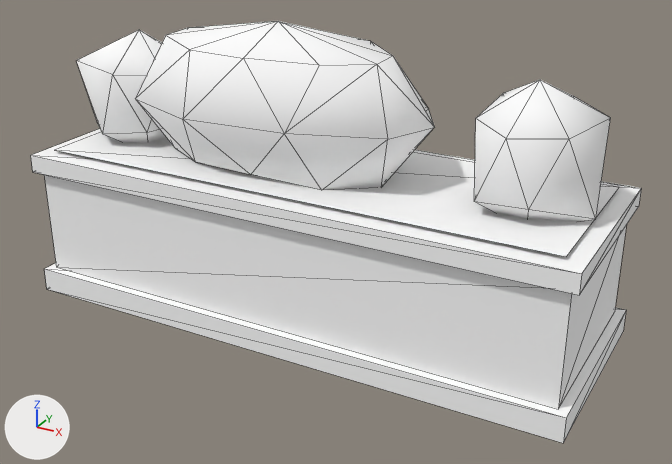
Before and after pictures for a commit that changed the glTF model games/yorimichi/assets/belmonte/meshes/SM_BM_BP_StonePlanter_B.glb.
One viewpoint serves both versions: a 50 mm lens placed at (1.39, -2.43, 1.51), pointed at (0.07, -0.04, 0.32). Lighting does not change. The marker at lower left points along +X, +Y and +Z. The older version comes first. Mesh edges are drawn as thin lines. Vertices at exactly the same position are counted once.

In view in the first picture: 'SM_BM_BP_StonePlanter_B'.
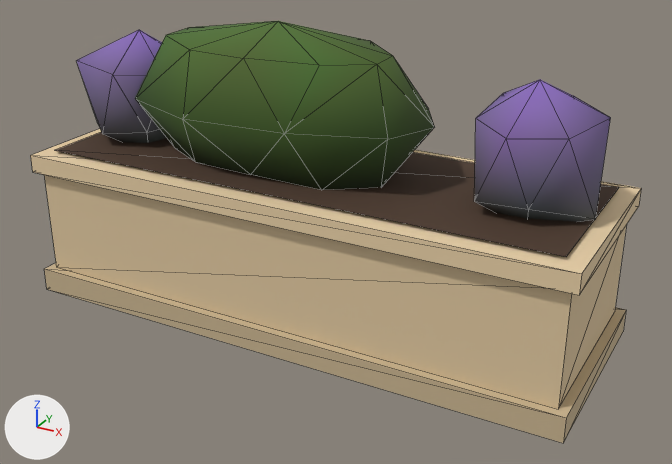
Patch to the scene script:
```diff
--- a/games/yorimichi/assets/belmonte/meshes/SM_BM_BP_StonePlanter_B.glb.py
+++ b/games/yorimichi/assets/belmonte/meshes/SM_BM_BP_StonePlanter_B.glb.py
@@ me_sm_bp_stoneplanter_b @@
 me_sm_bp_stoneplanter_b.from_pydata(...)  # 88 vertices, 140 faces; spans x -0.93..0.93, y -0.34..0.34, z 0.0..0.96
 # used by ob_sm_bm_bp_stoneplanter_b; location = (0.0, 0.0, 0.0)
+# me_sm_bp_stoneplanter_b part 1: 52 faces centred in x -0.85..0.84, y -0.25..0.26, z 0.51..0.91 are repainted in the vertex colours; the middle colour goes from white #ffffff to dark green #475e29
+# me_sm_bp_stoneplanter_b part 2: 30 faces centred in x -0.93..0.93, y -0.34..0.34, z 0.03..0.5 are repainted in the vertex colours; the middle colour goes from white #ffffff to beige #e0c8a0
+# me_sm_bp_stoneplanter_b part 3: 21 faces centred in x -0.86..0.85, y -0.17..0.19, z 0.69..0.82 are repainted in the vertex colours; the middle colour goes from white #ffffff to purple #8068a0
+# me_sm_bp_stoneplanter_b part 4: 37 faces centred in x -0.8..0.78, y -0.16..0.18, z 0.49..0.7 are repainted in the vertex colours; the middle colour goes from white #ffffff to dark green #4d5b42
 me_sm_bp_stoneplanter_b.materials.append(mat_bm_000_m_ashlar_044)
```

What differs and where, as boxes [x1, y1, x2, y2] in the pictures (672 x 464 px):
part 1 of me_sm_bp_stoneplanter_b, recoloured (darker)
    both: [55, 21, 619, 257]
part 2 of me_sm_bp_stoneplanter_b, recoloured (white to beige)
    both: [31, 129, 641, 443]
part 3 of me_sm_bp_stoneplanter_b, recoloured
    both: [76, 30, 611, 219]
part 4 of me_sm_bp_stoneplanter_b, recoloured
    both: [103, 75, 593, 221]
